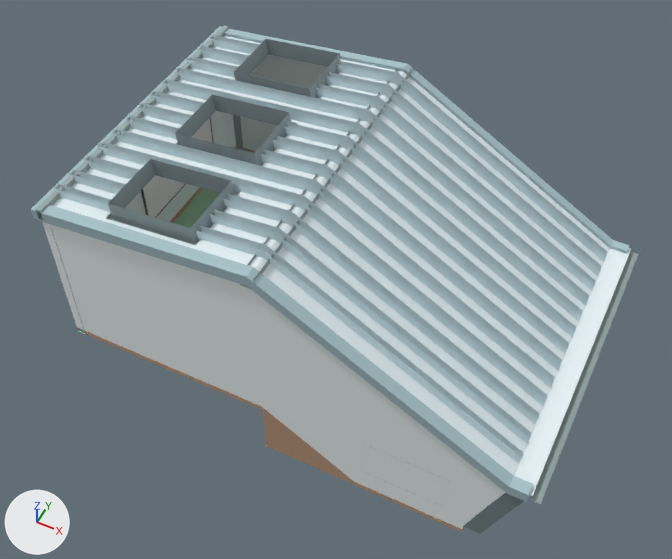
A saved change to the glTF model client/assets/models/Studio_IMU_A.glb.
Before and after are seen from a 50 mm lens placed at (11.5, -22.7, 32.0), pointed at (0.6, -0.9, 4.7). Lighting does not change. The marker at lower left points along +X, +Y and +Z. Where no turn or scale is listed for an object, it has been applied to the vertices. Vertices at the same position are counted once.

The first picture shows 'Bords', 'Ecran.001', 'Ecran.003', 'Mur', 'Toit', 'Toit_Chevrons', 'Toit_poutres', 'Verriere'.
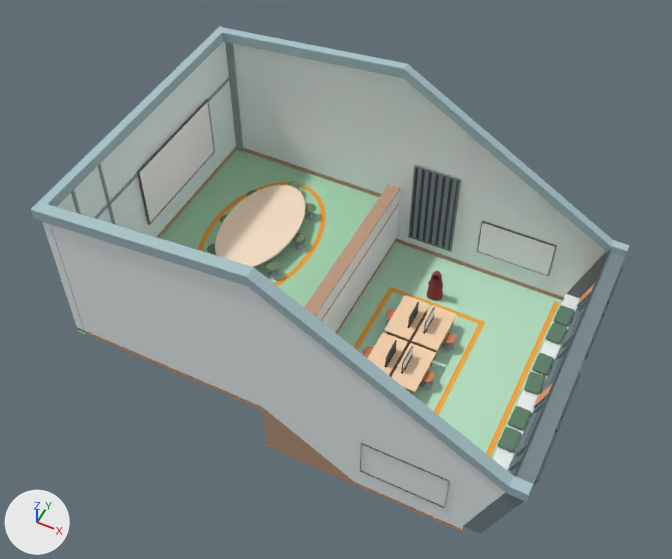
Where the newer file only moved an object's origin or applied its transform, the numbers keep the older frame.

Where the change shows, as pixel boxes [x1, y1, x2, y2] in the pictures (672 x 559 px; the box of a moved part takes in the faces that stretch with it):
```json
{"object": "Toit_Chevrons", "change": "deleted", "before": [54, 35, 607, 463]}
{"object": "Toit", "change": "deleted", "before": [52, 36, 631, 496]}
{"object": "Toit_poutres", "change": "deleted", "before": [35, 25, 640, 504]}
{"object": "Zone_Chat_Bureaux", "change": "added", "after": [353, 287, 559, 457], "on screen": "orange"}
{"object": "Zone_Chat_Table_reunion", "change": "added", "after": [198, 182, 326, 286], "on screen": "orange"}
{"object": "Ecran.003", "change": "moved", "before": [360, 443, 446, 505], "after": [360, 443, 449, 508]}
{"part": 1, "of": "me_roundcube_003", "change": "moved or reshaped", "after": [508, 323, 567, 431], "on screen": "not visible before"}
{"object": "HM_Sol", "change": "unchanged, uncovered by the edit", "before": [79, 188, 263, 414], "after": [79, 150, 563, 459]}
{"object": "Verriere", "change": "unchanged, uncovered by the edit", "before": [462, 492, 524, 534], "after": [462, 251, 627, 534]}
{"object": "Muret_Mezzanine", "change": "unchanged, uncovered by the edit", "after": [304, 185, 400, 334]}
{"object": "Table_reunion", "change": "unchanged, uncovered by the edit", "after": [215, 185, 305, 267]}
```

Edits to the scene script, one JSON object a line:
```json
{"block": "me_roundcube_003", "where": "# used by ob_poufs; location = (8.94, 5.39, 0.62)"}
{"op": "remove", "block": "me_roundcube_003", "code": "me_roundcube_003.from_pydata(...)  # 504 vertices, 972 faces; spans x -0.53..0.2, y -11.13..0.51, z -0.08..0.08"}
{"op": "add", "block": "me_roundcube_003", "code": "me_roundcube_003.from_pydata(...)  # 448 vertices, 864 faces; spans x -0.53..0.2, y -10.44..0.51, z -0.08..0.08"}
{"block": "me_roundcube_003", "change": "me_roundcube_003 part 1: 168 vertices moved from x -0.53..0.2, y -6.26..-0.93, z -0.08..0.08 to x -0.53..0.2, y -6.41..-0.58, z -0.08..0.08"}
{"op": "add", "block": "me_cylindre_008", "code": ["me_cylindre_008 = bpy.data.meshes.new('Cylindre.008')", "me_cylindre_008.from_pydata(...)  # 72 vertices, 72 faces; spans x -2.47..2.47, y -3.82..3.82, z 0.0", "me_cylindre_008.materials.append(mat_texture_palette)  # picture img_texture_palette"]}
{"op": "add", "block": "me_cube_025", "code": ["me_cube_025 = bpy.data.meshes.new('Cube.025')", "me_cube_025.from_pydata(...)  # 12 vertices, 10 faces; spans x -2.31..4.89, y -6.52..5.64, z 0.0", "me_cube_025.materials.append(mat_texture_palette)  # picture img_texture_palette"]}
{"op": "remove", "block": "ob_toit", "code": ["ob_toit = bpy.data.objects.new('Toit', me_cube_008)", "ob_toit.location = (0.0, -6.39, 0.77)"]}
{"op": "remove", "block": "ob_toit_chevrons", "code": ["ob_toit_chevrons = bpy.data.objects.new('Toit_Chevrons', me_cube_011)", "ob_toit_chevrons.location = (0.0, -3.51, 0.88)"]}
{"op": "remove", "block": "ob_toit_poutres", "code": ["ob_toit_poutres = bpy.data.objects.new('Toit_poutres', me_cube_012)", "ob_toit_poutres.location = (-0.27, -4.51, 0.77)"]}
{"op": "set", "path": "ob_ecran_003.location", "old": "(5.98, -6.25, 2.26)", "new": "(5.98, -6.29, 2.26)"}
{"op": "add", "block": "ob_zone_chat_table_reunion", "code": ["ob_zone_chat_table_reunion = bpy.data.objects.new('Zone_Chat_Table_reunion', me_cylindre_008)", "ob_zone_chat_table_reunion.location = (-4.35, 1.65, 2.55)"]}
{"op": "add", "block": "ob_zone_chat_bureaux", "code": ["ob_zone_chat_bureaux = bpy.data.objects.new('Zone_Chat_Bureaux', me_cube_025)", "ob_zone_chat_bureaux.location = (3.41, 0.43, 0.05)"]}
```
